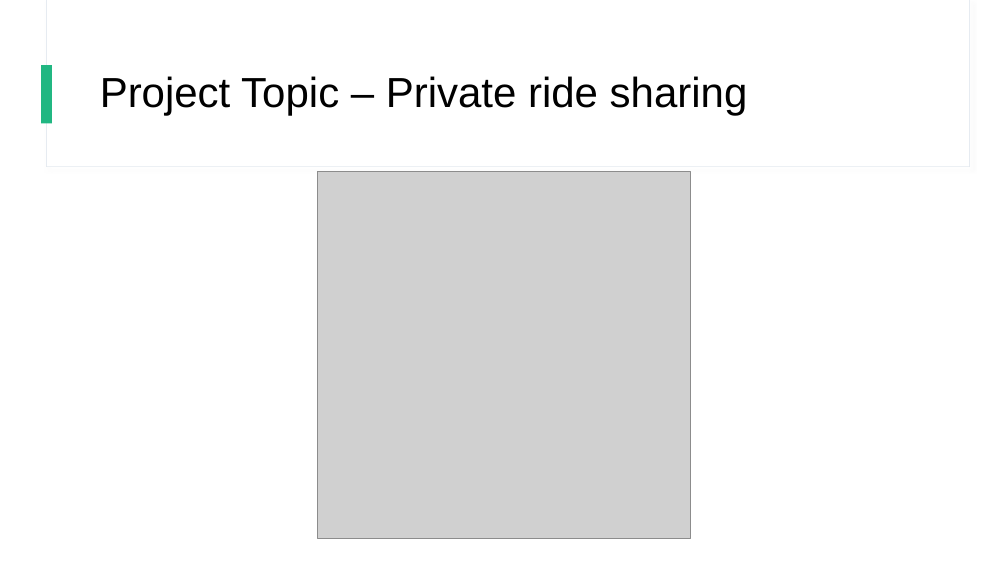
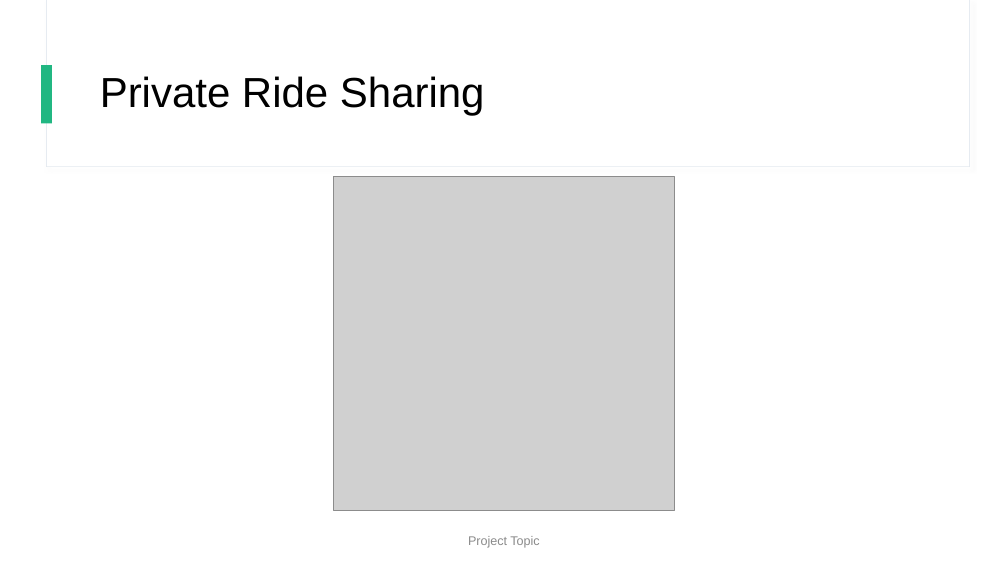
Before and after one commit to Yoni-Yaffe/DistribuPrivacyCore, a slide deck: slide 2 of מצגת אמצע.pptx. Drawn at 1008x567 pixels with LibreOffice and Linux fonts; fonts in the diff are those of the drawing; grey boxes stand for pictures. Boxes give left, top, right and bottom in pixels: in the first picture for what was removed or moved away, otherwise in the second. Text is boxed around its words. In the diff, an @@ line names an element or a change of style, - is before the commit and + after.

```diff
--- a/מצגת אמצע.pptx
+++ b/מצגת אמצע.pptx
@@ title at (x1=100, y1=76, x2=485, y2=116): text changed @@
-Project Topic – Private ride sharing
+Private Ride Sharing
@@ picture resized from (x1=318, y1=172, x2=690, y2=538) to (x1=334, y1=176, x2=675, y2=510) @@
@@ text added at (x1=468, y1=536, x2=539, y2=548), 12 pt, text #8C8C8C @@
+Project Topic
```
Also in this commit, not shown: 7 other slides changed, 1 slide added, 1 slide removed.
